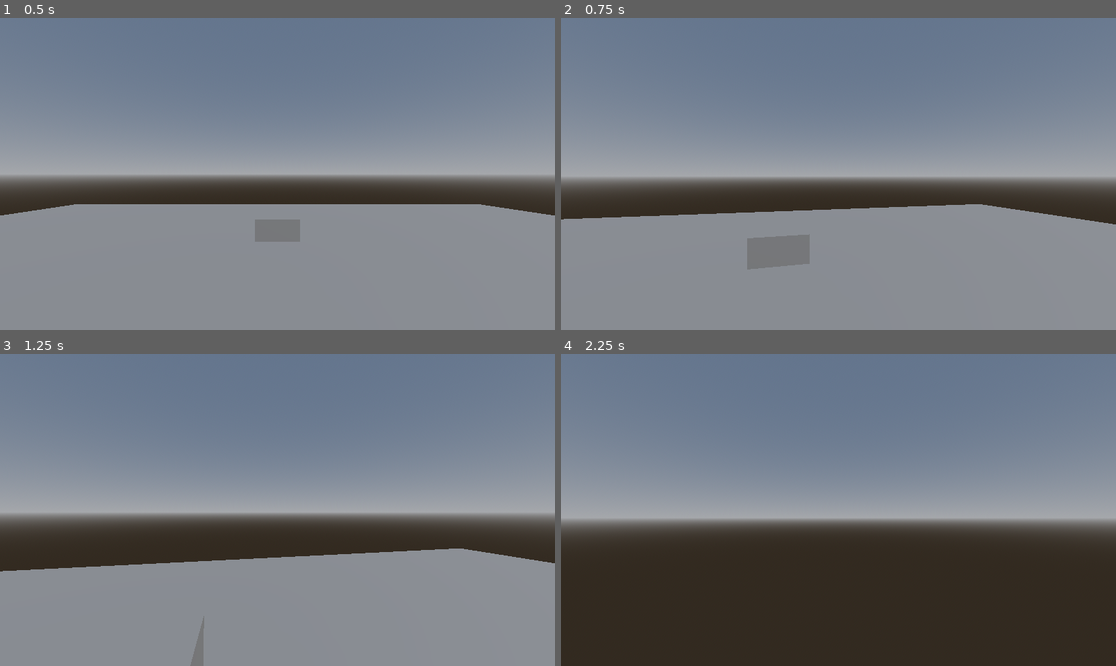
Above: before the commit, frames 1-4 (two rows, left to right).
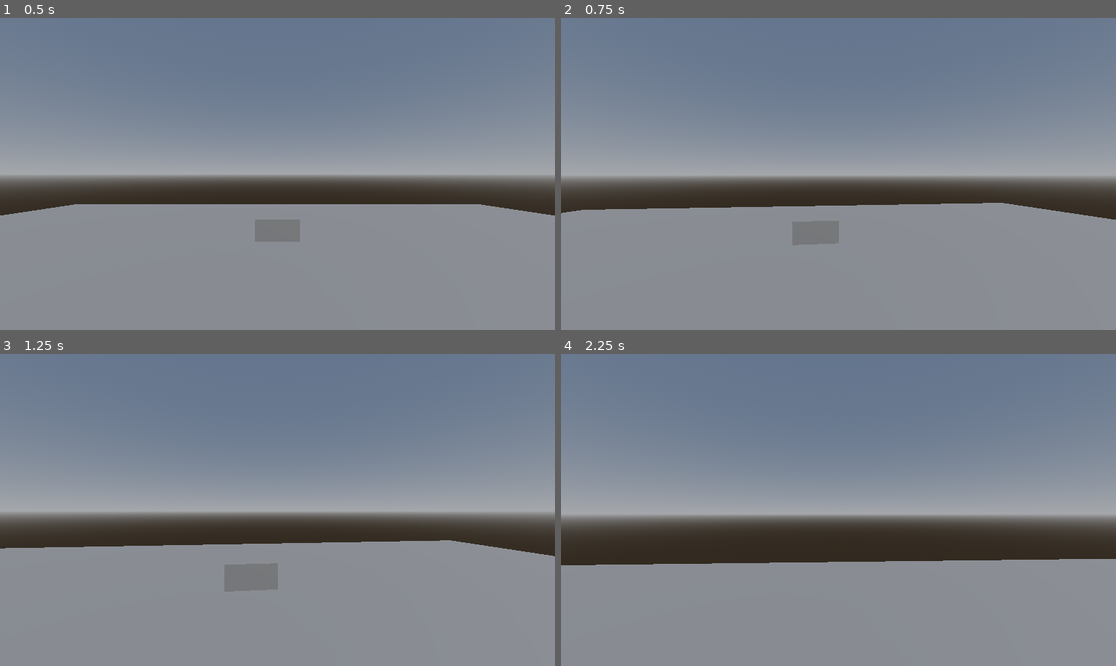
Above: after the commit, the same moments.

Repository: Ieida/Jame-Gam-Christmas
Game: Godot game, scene res://level_0/level_0.tscn
The game is run twice, just before and just after one commit, with the same random seed, the same clock (stepped at 60 frames per second) and the same inputs.
Inputs (mouse positions are in pixels of both pictures, inside the frame that each line leads up to):
- Up to frame 1 (0.5 s): no input
- Up to frame 2 (0.75 s): tap Enter at 0.5 s; move the mouse to (866, 174) at 0.52 s; hold W (move_forward) from 0.53 s (still down)
- Up to frame 3 (1.25 s): keep holding W (move_forward)
- Up to frame 4 (2.25 s): keep holding W (move_forward); move the mouse to (810, 510) at 1.27 s; move the mouse to (849, 503) at 2.02 s

Frame 1 is identical in both runs. In frame 2, 2.9% of the frame differs, in the area x 0-100%, y 59-81%; in frame 3, 5.5%; in frame 4, 36%, in the area x 0-100%, y 51-100%.

Commit message:
joystick looking and acceleration/deceleration

Diff:
--- a/player/player.gd
+++ b/player/player.gd
@@ -1,12 +1,19 @@
 extends Node3D
 
 
-@export var speed: float = 5
-@export var sensitivity: float = 0.2
+@export_category("Movement")
+@onready var controller := $CharacterBody3D
+@export var gravity:float = 9.8
+@export var base_speed: float = 5
+var speed: float = 0
+@export_range(0, 1) var acceleration: float = 0.5
+@export_range(0, 1) var deceleration: float = 0.5
+var input_vector: Vector3 = Vector3.ZERO
+@export_category("Looking")
+@onready var camera := $CharacterBody3D/Camera3D
+@export var sensitivity: float = 0.1
+@export var joystick_sensitivity: float = 0.1
 var look_input: Vector2 = Vector2.ZERO
-@onready var camera := $CharacterBody3D/Camera3D
-@onready var controller := $CharacterBody3D
-var gravity = ProjectSettings.get_setting("physics/3d/default_gravity")
 
 
 func _input(event):
@@ -23,7 +30,7 @@
 	if Input.is_action_just_pressed("ui_cancel"):
 		Input.mouse_mode = Input.MOUSE_MODE_VISIBLE
 
-	look()
+	look(delta)
 
 
 func _physics_process(delta):
@@ -31,21 +38,32 @@
 	if not controller.is_on_floor():
 		controller.velocity.y -= gravity * delta
 
-	move()
+	move(delta)
 
 
-func look():
+func look(delta: float):
 	var horizontal = -look_input.x * sensitivity
+	horizontal += Input.get_axis("look_right", "look_left") * joystick_sensitivity * delta
 	var vertical = -look_input.y * sensitivity
+	vertical += Input.get_axis("look_up", "look_down") * joystick_sensitivity * delta
 	look_input = Vector2.ZERO
 	camera.rotate_y(deg_to_rad(horizontal))
 	camera.rotate_object_local(Vector3.RIGHT, deg_to_rad(vertical))
 
 
-func move():
+func move(delta: float):
 	var input_x = Input.get_axis("move_left", "move_right")
 	var input_z = Input.get_axis("move_forward", "move_backward")
-	var input_vector = (camera.global_basis.x * input_x + camera.global_basis.x.cross(controller.global_basis.y) * input_z).normalized()
+	var new_input_vector = (camera.global_basis.x * input_x + camera.global_basis.x.cross(controller.global_basis.y) * input_z).normalized()
+	if new_input_vector: input_vector = new_input_vector
+
+	# Acceleration.
+	var target_speed = base_speed if new_input_vector else 0
+	var accel = acceleration if new_input_vector else deceleration
+	speed = move_toward(speed, target_speed, (base_speed * accel) * delta)
+
+	# Deceleration.
+
 	var movement = input_vector * speed
 	movement.y = controller.velocity.y
 	controller.velocity = movement
--- a/project.godot
+++ b/project.godot
@@ -41,6 +41,26 @@
 , Object(InputEventJoypadMotion,"resource_local_to_scene":false,"resource_name":"","device":-1,"axis":1,"axis_value":1.0,"script":null)
 ]
 }
+look_left={
+"deadzone": 0.5,
+"events": [Object(InputEventJoypadMotion,"resource_local_to_scene":false,"resource_name":"","device":-1,"axis":2,"axis_value":-1.0,"script":null)
+]
+}
+look_right={
+"deadzone": 0.5,
+"events": [Object(InputEventJoypadMotion,"resource_local_to_scene":false,"resource_name":"","device":-1,"axis":2,"axis_value":1.0,"script":null)
+]
+}
+look_up={
+"deadzone": 0.5,
+"events": [Object(InputEventJoypadMotion,"resource_local_to_scene":false,"resource_name":"","device":-1,"axis":3,"axis_value":-1.0,"script":null)
+]
+}
+look_down={
+"deadzone": 0.5,
+"events": [Object(InputEventJoypadMotion,"resource_local_to_scene":false,"resource_name":"","device":-1,"axis":3,"axis_value":1.0,"script":null)
+]
+}
 
 [rendering]
 
Not shown: 1 places in player/player.tscn that only renumber resources
